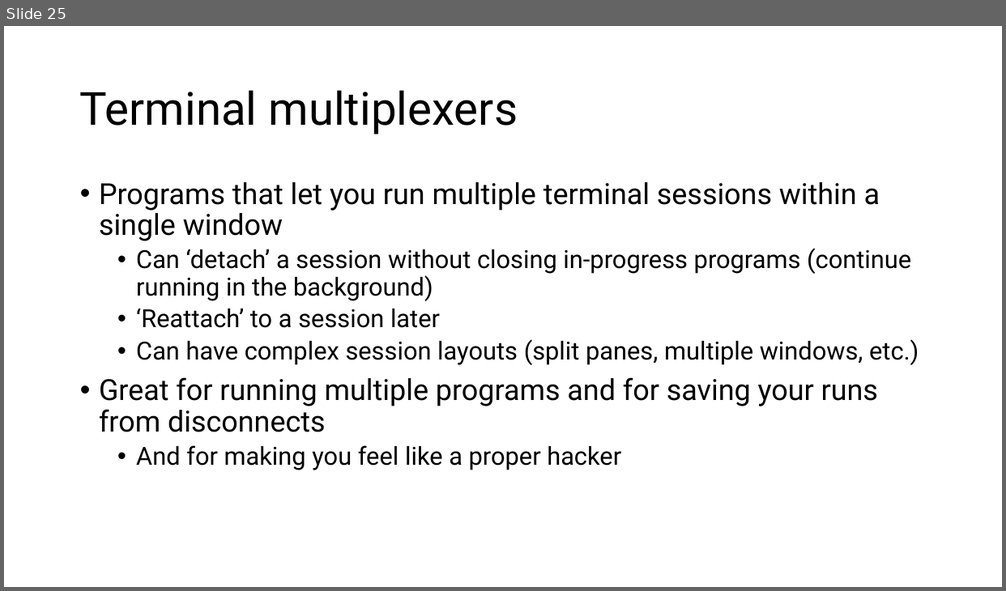
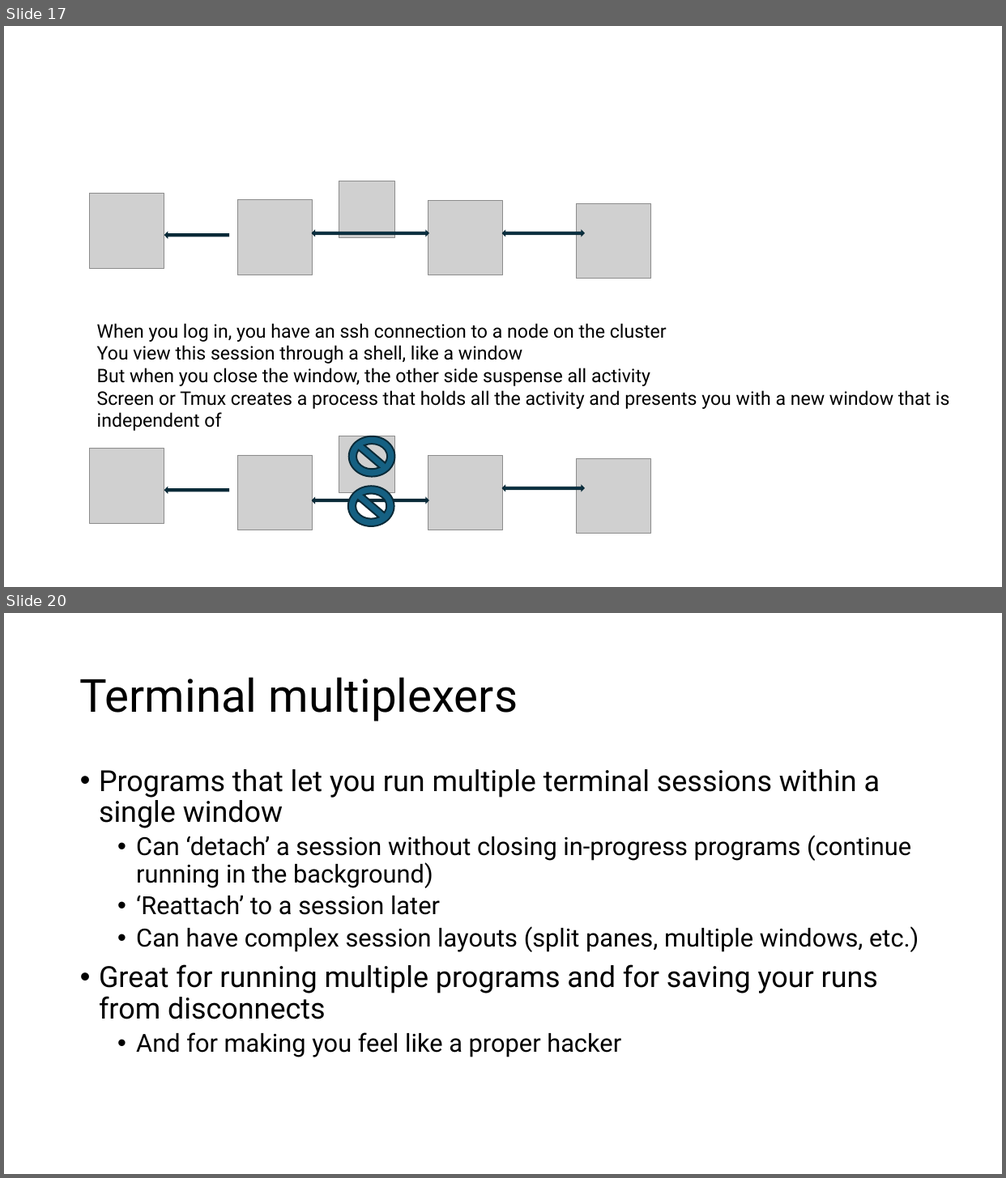
Before and after one commit to harvardinformatics/short-trainings, a slide deck: cmd-line-101/cmdline_tips_draft.pptx. Shown one above the other, each under a label of ours: slide 25 before the commit, slides 17 and 20 after it; the slides between them are not shown. The pictures are 1006x591 and 1006x1178 pixels, drawn with LibreOffice and Linux fonts; fonts in the diff are those of the drawing; grey boxes stand for pictures. Boxes give left, top, right and bottom in pixels: in the first picture for what was removed or moved away, otherwise in the second. Text is boxed around its words. In the diff, an @@ line names an element or a change of style, - is before the commit and + after.

```diff
--- a/cmd-line-101/cmdline_tips_draft.pptx
+++ b/cmd-line-101/cmdline_tips_draft.pptx
@@ slide 17 added at [4,26,1002,587], background #FFFFFF @@
@@ picture added at [89,194,164,268] @@
@@ picture added at [339,182,394,238] @@
@@ picture added at [237,200,313,275] @@
@@ picture added at [428,200,503,275] @@
@@ picture added at [577,204,651,279] @@
@@ left arrow added at [165,233,228,237], fill #156082, outline #092A39 1.5 pt @@
@@ left right arrow added at [313,231,428,235], fill #156082, outline #092A39 1.5 pt @@
@@ left right arrow added at [503,231,584,235], fill #156082, outline #092A39 1.5 pt @@
@@ text added at [97,323,950,431], 18 pt, text #000000 @@
+When you log in, you have an ssh connection to a node on the cluster
+You view this session through a shell, like a window
+But when you close the window, the other side suspense all activity
+Screen or Tmux creates a process that holds all the activity and presents you with a new window that is independent of
@@ picture added at [339,436,394,493] @@
@@ no-entry sign added at [349,436,394,476], fill #156082, outline #092A39 1.5 pt @@
@@ picture added at [89,449,164,524] @@
@@ picture added at [237,456,313,531] @@
@@ picture added at [428,456,503,531] @@
@@ picture added at [577,459,651,535] @@
@@ no-entry sign added at [348,486,394,527], fill #156082, outline #092A39 1.5 pt @@
@@ left right arrow added at [503,486,584,490], fill #156082, outline #092A39 1.5 pt @@
@@ left arrow added at [165,489,228,493], fill #156082, outline #092A39 1.5 pt @@
@@ left right arrow added at [313,499,428,503], fill #156082, outline #092A39 1.5 pt @@
@@ what was slide 25 is now slide 20 @@
```
Also in this commit, not shown: 21 slides changed, 13 other slides added.
